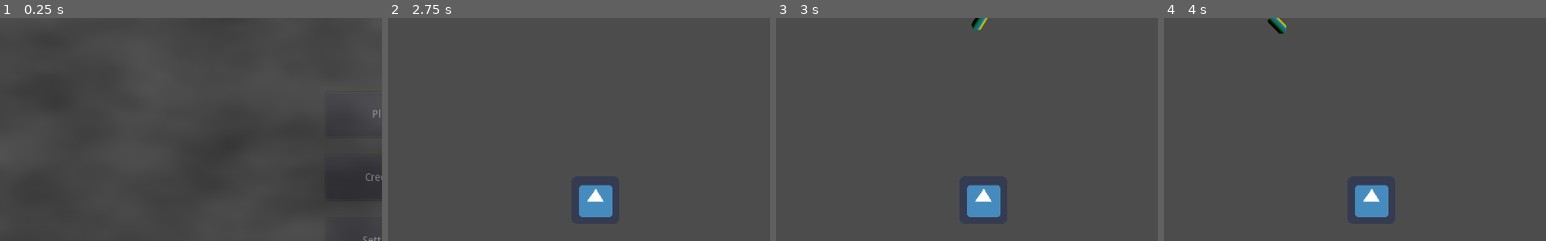
Above: before the commit, frames 1-4 (left to right).
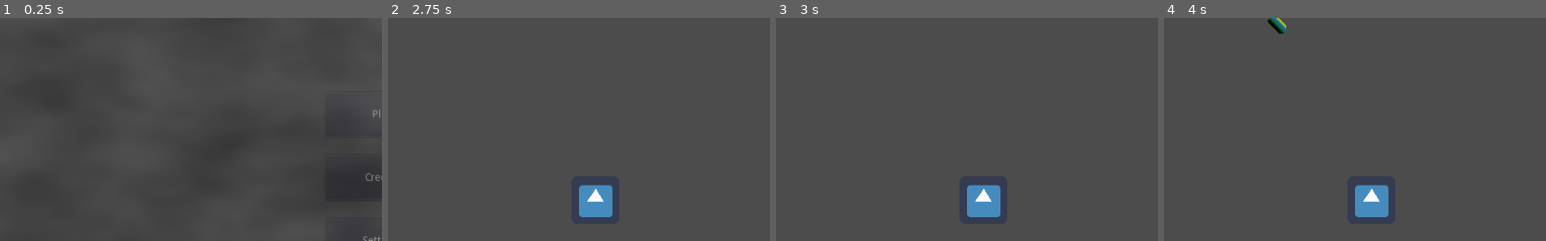
Above: after the commit, the same moments.

Repository: smclaughlan/GWJ52
Game: Godot game, scene res://Main.tscn
Two runs of this game, one before a commit and one after it. Both use one fixed random seed, a clock stepped at 60 frames per second and the inputs below. The engine's default icon, where the game draws it, is replaced by a stand-in: a white triangle on a blue panel in a dark square.
Inputs (mouse positions are % of the whole screen's width and height, from its top left):
- Up to frame 1 (0.25 s): no input
- Up to frame 2 (2.75 s): click "Play" at 0.5 s; move the mouse to (45, 70) at 1.27 s; hold Space (shoot) 1.28-2.03 s; hold Up (ui_up) from 1.28 s (still down); move the mouse to (80, 65) at 2.02 s; tap Space (shoot) at 2.1 s
- Up to frame 3 (3 s): tap Enter at 2.75 s; move the mouse to (20, 35) at 2.77 s; release Up (ui_up) at 2.78 s; hold Left (ui_left) from 2.78 s (still down); hold Space (shoot) from 2.78 s (still down)
- Up to frame 4 (4 s): keep holding Left (ui_left); move the mouse to (55, 50) at 3.52 s; release Space (shoot) at 3.53 s; tap Space (shoot) at 3.6 s
The pictures show only the part of the screen within x 0-50%, y 0-50%; the shares and areas given below are measured in that part.

Frames 1-2 are identical in both runs. In frame 3, 0.2% of the frame differs, in the area x 51-56%, y 0-6%; in frame 4, nothing differs.

Commit message:
gun flipping for side view characters

Diff:
--- a/GodotProject/Scenes/Objects/Weapons/Gun.gd
+++ b/GodotProject/Scenes/Objects/Weapons/Gun.gd
@@ -12,8 +12,6 @@
 func _unhandled_input(event):
 	if event.is_action_pressed("shoot"):
 		shoot(current_ammo)
-	else:
-		printerr("config error in Gun.gd, _unhandled_input(). Ammo has no shoot method.")
 
 
 func shoot(ammo):
@@ -22,9 +20,17 @@
 
 	# a signal to the map would be nicer, but this works for now
 	get_parent().add_child(new_projectile)
-	new_projectile.init($MuzzlePosition.global_position, $MuzzlePosition.global_rotation)
+	if new_projectile.has_method("init"):
+		new_projectile.init($MuzzlePosition.global_position, $MuzzlePosition.global_rotation)
 
 
 func _process(_delta):
-	# temporary aiming mechanic
-	look_at(get_global_mouse_position())
+	var mousePos = get_global_mouse_position()
+
+	# flip if needed
+	if mousePos.x < get_global_position().x:
+		scale.x = -abs(scale.x)
+		rotation = global_position.direction_to(mousePos).angle() - PI
+	else:
+		scale.x = abs(scale.x)
+		look_at(get_global_mouse_position())
--- a/GodotProject/Scenes/Objects/Weapons/Gun.tscn
+++ b/GodotProject/Scenes/Objects/Weapons/Gun.tscn
@@ -18,7 +18,7 @@
 
 [node name="Sprite" type="Sprite" parent="."]
 
-[node name="TempGunPolygon" type="Polygon2D" parent="."]
+[node name="TempGunPolygon" type="Polygon2D" parent="Sprite"]
 offset = Vector2( 17, 5 )
 texture = SubResource( 2 )
 texture_rotation_degrees = 90.0
